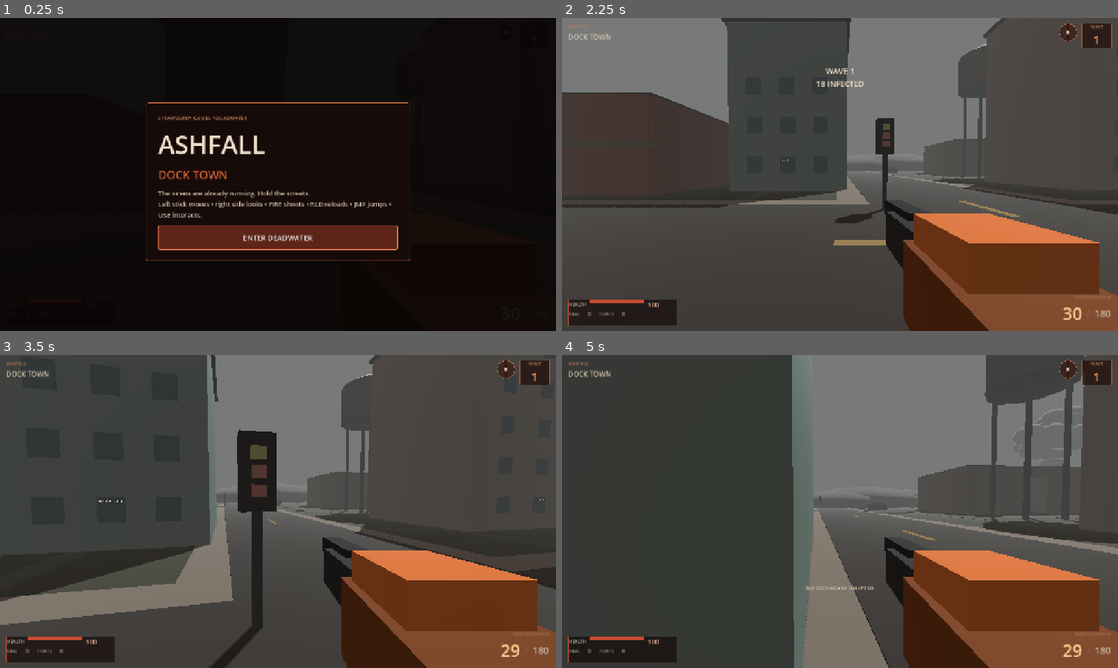
Above: before the commit, frames 1-4 (two rows, left to right).
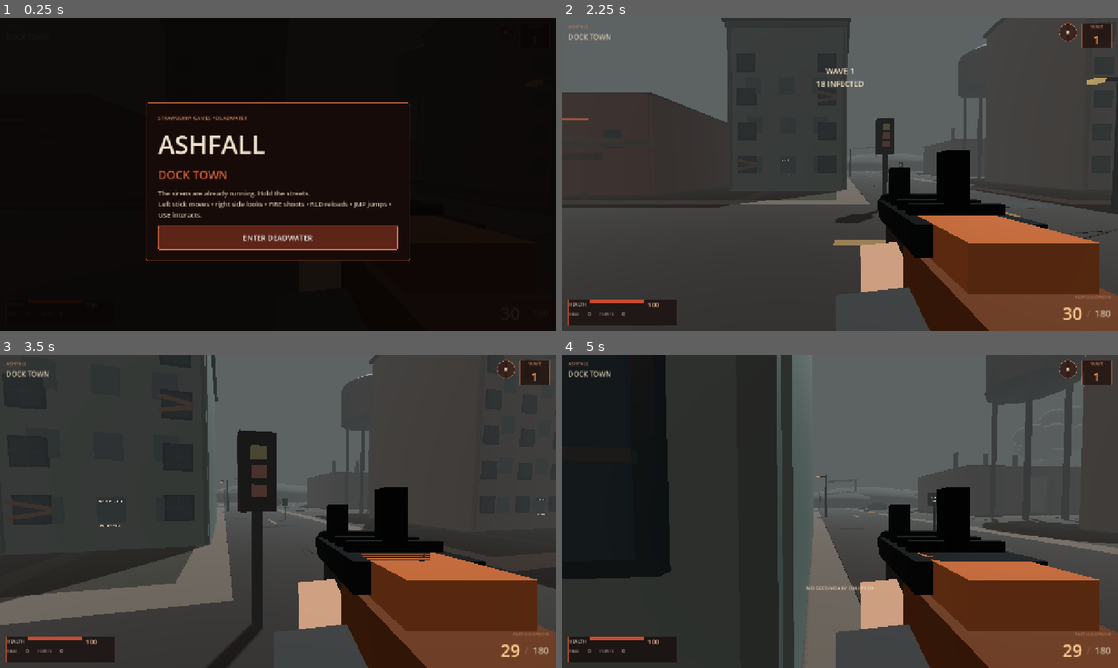
Above: after the commit, the same moments.

Repository: jain-Igtm/Strawberry-Games
Game: Godot game, scene res://ashfall/main.tscn
Two runs of this game, one before a commit and one after it. Both use one fixed random seed, a clock stepped at 60 frames per second and the inputs below.
Inputs (mouse positions are in pixels of both pictures, inside the frame that each line leads up to):
- Up to frame 1 (0.25 s): no input
- Up to frame 2 (2.25 s): click "ENTER DEADWATER" at 0.5 s; click "Ⅱ" at 1.25 s; click "RESUME" at 2 s
- Up to frame 3 (3.5 s): tap Enter at 2.75 s; move the mouse to (305, 511) at 2.77 s; hold W from 2.78 s (still down); tap R at 2.85 s; click (305, 511) at 2.92 s; tap Space at 3.02 s
- Up to frame 4 (5 s): keep holding W; move the mouse to (812, 511) at 3.52 s; tap E at 3.6 s; tap Space at 3.77 s; move the mouse to (851, 505) at 4.27 s; tap Q at 4.35 s

The runs differ from the first frame. In frame 2, 24% of the frame differs, in the area x 0-100%, y 0-100%; in frame 3, 17%; in frame 4, 36%, in the area x 0-99%, y 0-100%.

Commit message:
Attach visual overhaul to Ashfall scene

Diff:
--- a/godot-ashfall-deadwater/ashfall/main.tscn
+++ b/godot-ashfall-deadwater/ashfall/main.tscn
@@ -1,6 +1,10 @@
-[gd_scene load_steps=2 format=3]
+[gd_scene load_steps=3 format=3]
 
 [ext_resource type="Script" path="res://ashfall/main.gd" id="1_main"]
+[ext_resource type="Script" path="res://ashfall/visual_overhaul.gd" id="2_overhaul"]
 
 [node name="AshfallDeadwater" type="Node3D"]
 script = ExtResource("1_main")
+
+[node name="VisualOverhaul" type="Node3D" parent="."]
+script = ExtResource("2_overhaul")
